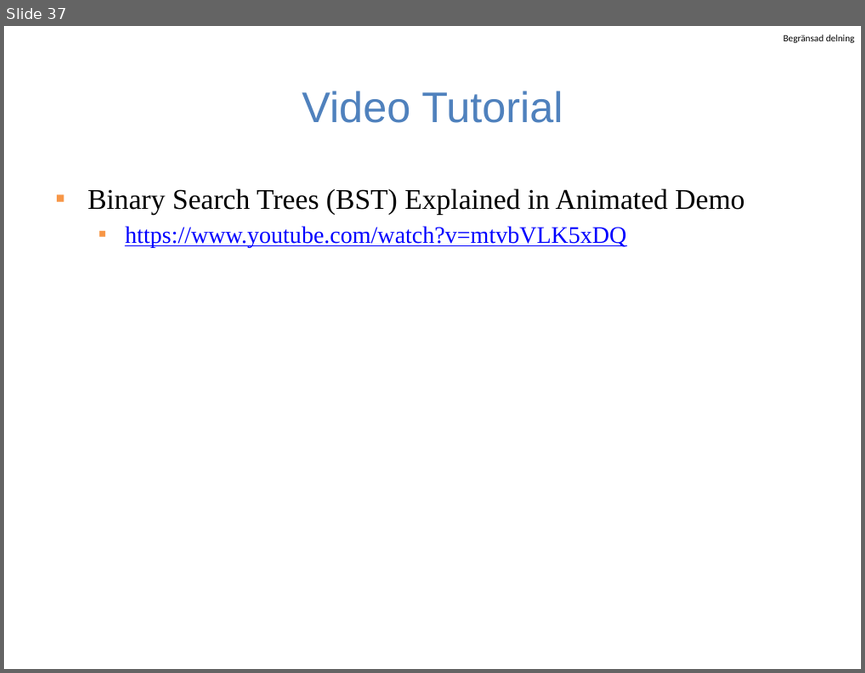
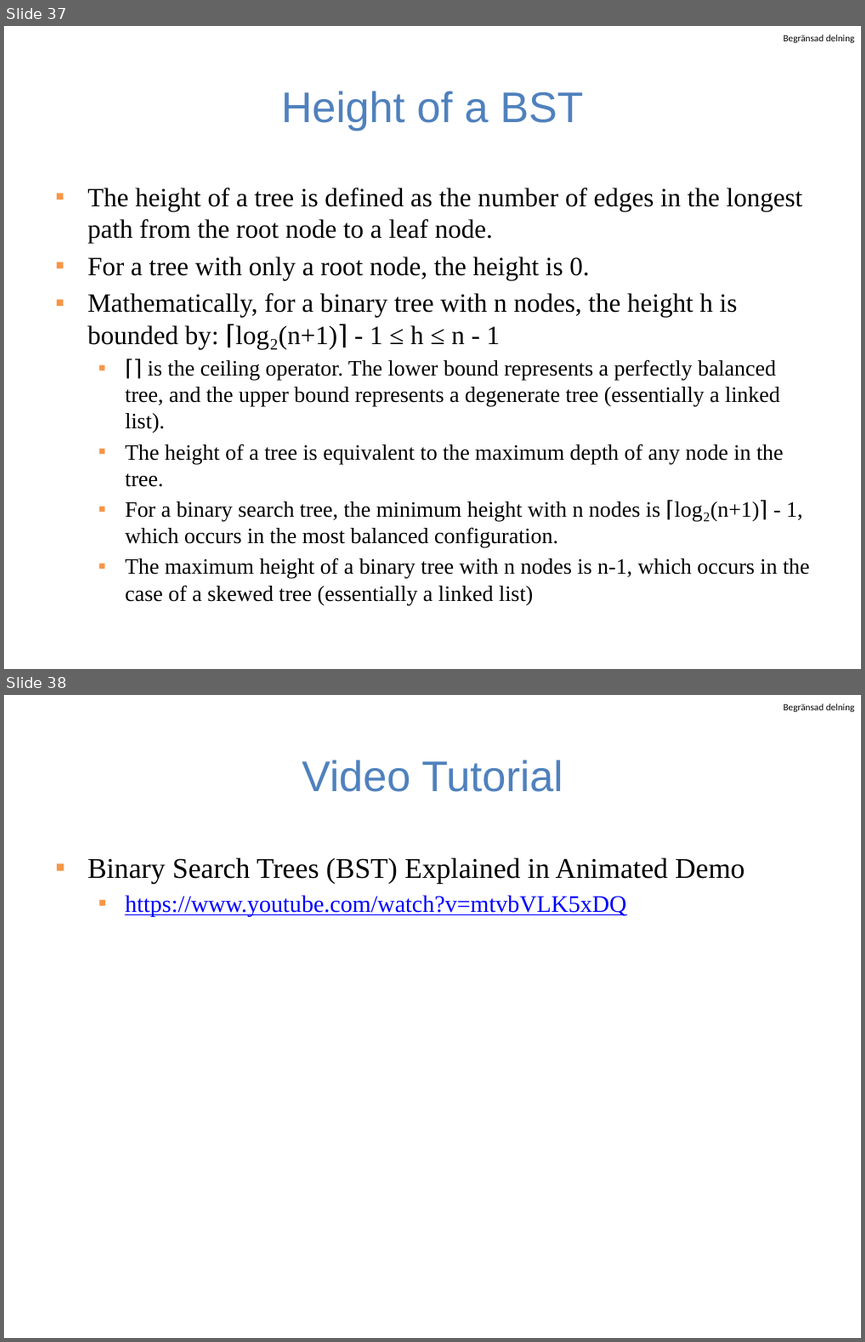
Before and after one commit to guhofstra/CSC111Fa25, a slide deck: PPTs/Lecture 8-binary search tree and trie.pptx. Shown one above the other, each under a label of ours: slide 37 before the commit, slides 37 and 38 after it. The pictures are 865x673 and 865x1342 pixels, drawn with LibreOffice and Linux fonts; fonts in the diff are those of the drawing. Boxes give left, top, right and bottom in pixels: in the first picture for what was removed or moved away, otherwise in the second. Text is boxed around its words. In the diff, an @@ line names an element or a change of style, - is before the commit and + after.

```diff
--- a/PPTs/Lecture 8-binary search tree and trie.pptx
+++ b/PPTs/Lecture 8-binary search tree and trie.pptx
@@ slide 37 added at [4, 26, 861, 669], background #FFFFFF; not listed: 1 template element that a slide beside it also shows @@
@@ title added at [281, 91, 584, 131], 36 pt, text #4F81BD @@
+Height of a BST
@@ text added at [87, 188, 810, 606], 18.5 pt, text #000000 @@
+▪ The height of a tree is defined as the number of edges in the longest path from the root node to a leaf node.
+▪ For a tree with only a root node, the height is 0.
+▪ Mathematically, for a binary tree with n nodes, the height h is bounded by: ⌈log₂(n+1)⌉ - 1 ≤ h ≤ n - 1
+  ▪ ⌈⌉ is the ceiling operator. The lower bound represents a perfectly balanced tree, and the upper bound represents a degenerate tree (essentially a linked list).
+  ▪ The height of a tree is equivalent to the maximum depth of any node in the tree.
+  ▪ For a binary search tree, the minimum height with n nodes is ⌈log₂(n+1)⌉ - 1, which occurs in the most balanced configuration.
+  ▪ The maximum height of a binary tree with n nodes is n-1, which occurs in the case of a skewed tree (essentially a linked list)
@@ what was slide 37 is now slide 38 @@
```
Also in this commit, not shown: 1 slide changed, 1 other slide added, 1 other file.
